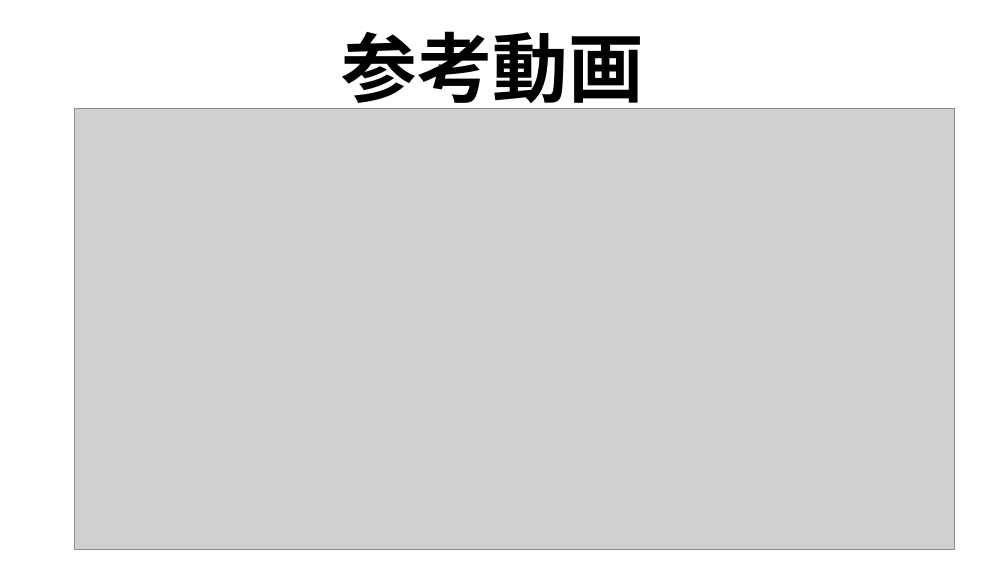
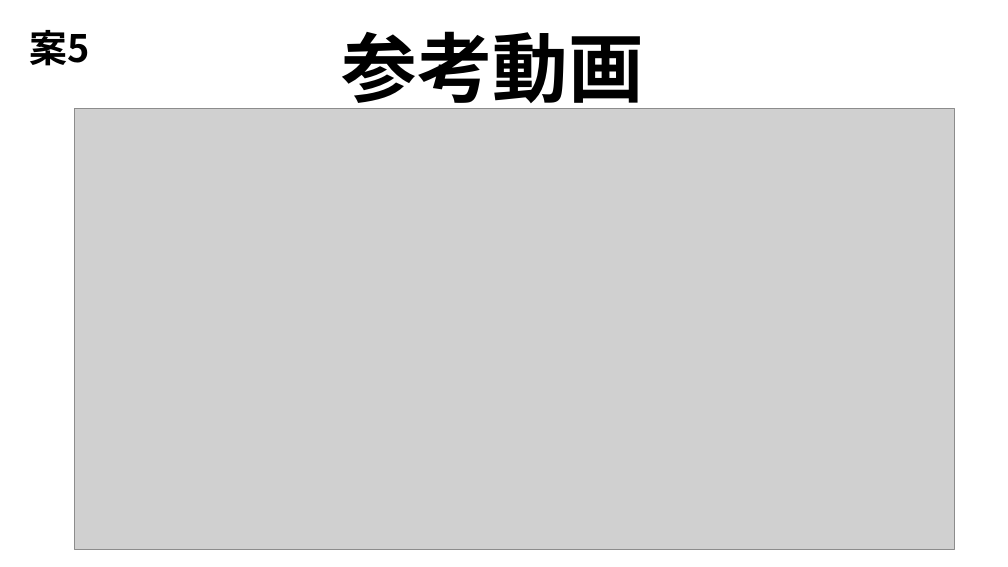
Before and after one commit to MizukiKato0416/sotsugyou_time_kato, a slide deck: slide 16 of 卒業制作_大元タイトル構成.ppsx. Drawn at 1008x567 pixels with LibreOffice and Linux fonts; fonts in the diff are those of the drawing; grey boxes stand for pictures. Boxes give left, top, right and bottom in pixels: in the first picture for what was removed or moved away, otherwise in the second. Text is boxed around its words. In the diff, an @@ line names an element or a change of style, - is before the commit and + after.

```diff
--- a/卒業制作_大元タイトル構成.ppsx
+++ b/卒業制作_大元タイトル構成.ppsx
@@ text added at [30, 30, 90, 66], 36 pt, text #000000, bold @@
+案5
```
Also in this commit, not shown: 6 other slides changed, 1 other file.
